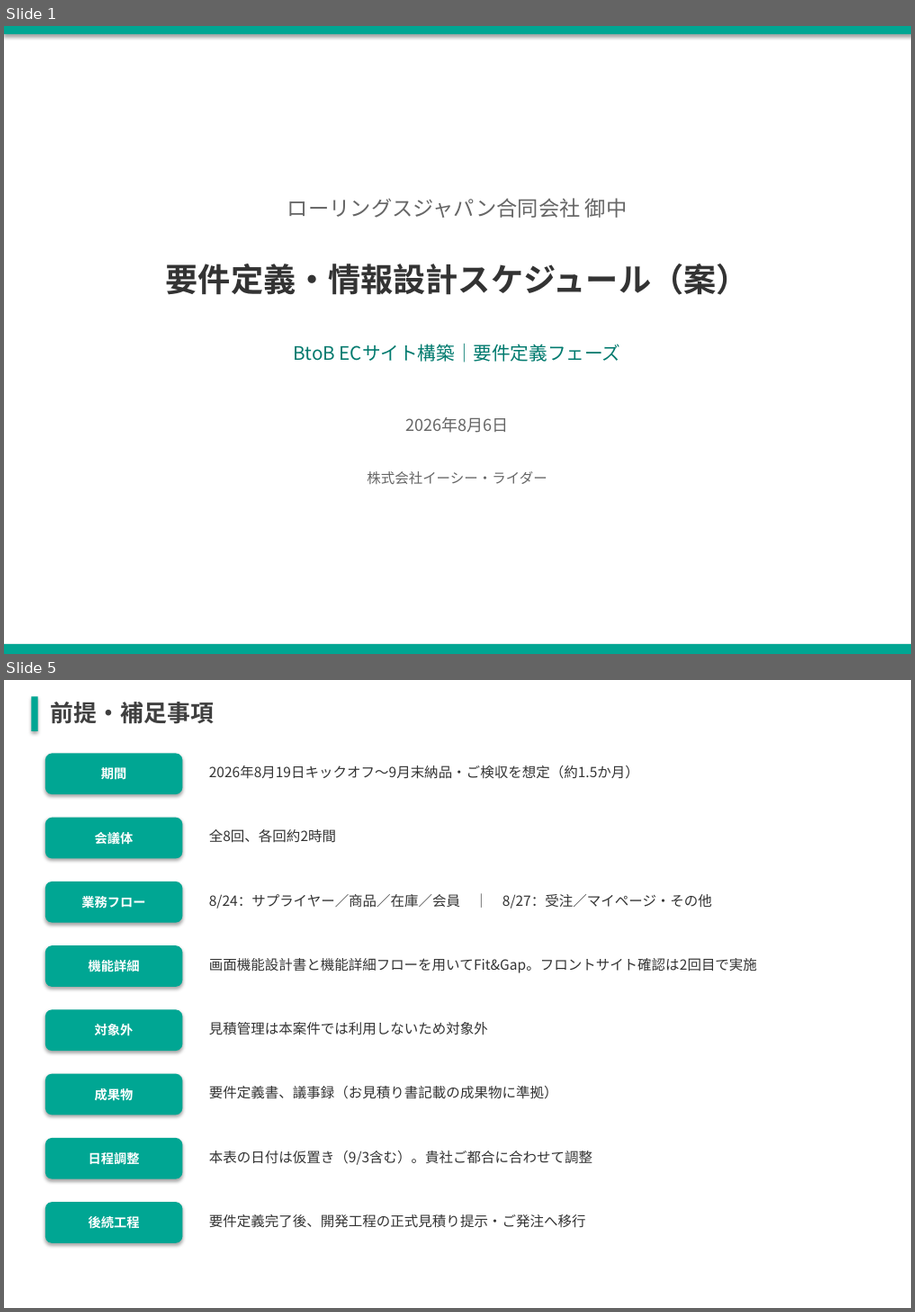
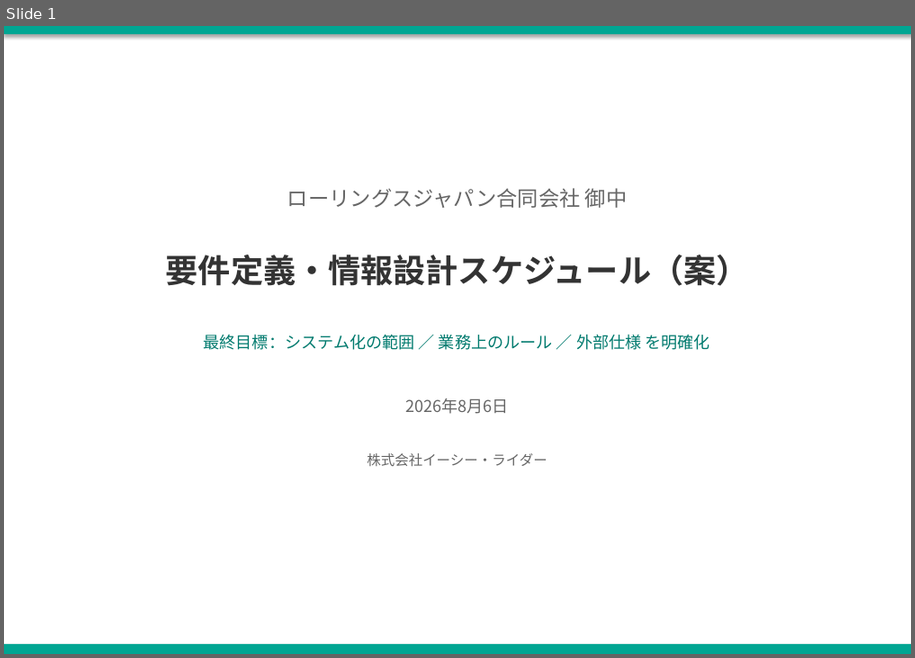
Before and after one commit to kozonoflight/git_tutorial, a slide deck: 要件定義WBS案_20260806.pptx. Shown one above the other, each under a label of ours: slides 1 and 5 before the commit, slide 1 after it; the slides between them are not shown. The pictures are 915x1312 and 915x658 pixels, drawn with LibreOffice and Linux fonts; fonts in the diff are those of the drawing. Boxes give left, top, right and bottom in pixels: in the first picture for what was removed or moved away, otherwise in the second. Text is boxed around its words. In the diff, an @@ line names an element or a change of style, - is before the commit and + after.

```diff
--- a/要件定義WBS案_20260806.pptx
+++ b/要件定義WBS案_20260806.pptx
@@ slide 5 removed at <box>4,680,911,1308</box>, background #FFFFFF @@
@@ rectangle removed at <box>32,697,38,732</box> @@
@@ text removed at <box>51,702,214,724</box> @@
-前提・補足事項
@@ rounded rectangle removed at <box>45,753,182,794</box> @@
-期間
@@ text removed at <box>209,766,639,779</box> @@
-2026年8月19日キックオフ〜9月末納品・ご検収を想定（約1.5か月）
@@ rounded rectangle removed at <box>45,818,182,858</box> @@
-会議体
@@ text removed at <box>209,829,336,843</box> @@
-全8回、各回約2時間
@@ rounded rectangle removed at <box>45,882,182,923</box> @@
-業務フロー
@@ text removed at <box>209,894,712,909</box> @@
-8/24：サプライヤー／商品／在庫／会員 ｜ 8/27：受注／マイページ・その他
@@ rounded rectangle removed at <box>45,946,182,987</box> @@
-機能詳細
@@ text removed at <box>209,958,757,973</box> @@
-画面機能設計書と機能詳細フローを用いてFit&Gap。フロントサイト確認は2回目で実施
@@ rounded rectangle removed at <box>45,1010,182,1051</box> @@
-対象外
@@ text removed at <box>209,1022,488,1036</box> @@
-見積管理は本案件では利用しないため対象外
@@ rounded rectangle removed at <box>45,1073,182,1115</box> @@
-成果物
@@ text removed at <box>209,1086,558,1099</box> @@
-要件定義書、議事録（お見積り書記載の成果物に準拠）
@@ rounded rectangle removed at <box>45,1138,182,1180</box> @@
-日程調整
@@ text removed at <box>209,1151,593,1165</box> @@
-本表の日付は仮置き（9/3含む）。貴社ご都合に合わせて調整
@@ rounded rectangle removed at <box>45,1202,182,1242</box> @@
-後続工程
@@ text removed at <box>209,1215,586,1228</box> @@
-要件定義完了後、開発工程の正式見積り提示・ご発注へ移行
@@ slide 1 changed as well @@
@@ text "ローリングスジャパン合同会社 御中": place and size @@
-text "ローリングスジャパン合同会社 御中" at <box>288,198,628,218</box>
+text "ローリングスジャパン合同会社 御中" at <box>288,188,628,208</box>
@@ text "要件定義・情報設計スケジュール（案）": place and size @@
-text "要件定義・情報設計スケジュール（案）" at <box>166,264,749,295</box>
+text "要件定義・情報設計スケジュール（案）" at <box>166,255,749,286</box>
@@ text at <box>204,334,710,350</box>: text changed; size 16 to 14 pt @@
-BtoB ECサイト構築｜要件定義フェーズ
+最終目標：システム化の範囲 ／ 業務上のルール ／ 外部仕様 を明確化
@@ text "2026年8月6日": place and size @@
-text "2026年8月6日" at <box>405,418,509,433</box>
+text "2026年8月6日" at <box>405,399,509,414</box>
@@ text "株式会社イーシー・ライダー": place and size @@
-text "株式会社イーシー・ライダー" at <box>367,472,547,484</box>
+text "株式会社イーシー・ライダー" at <box>367,454,547,466</box>
```
Also in this commit, not shown: 2 other slides changed, 3 slides added, 1 other slide removed.
